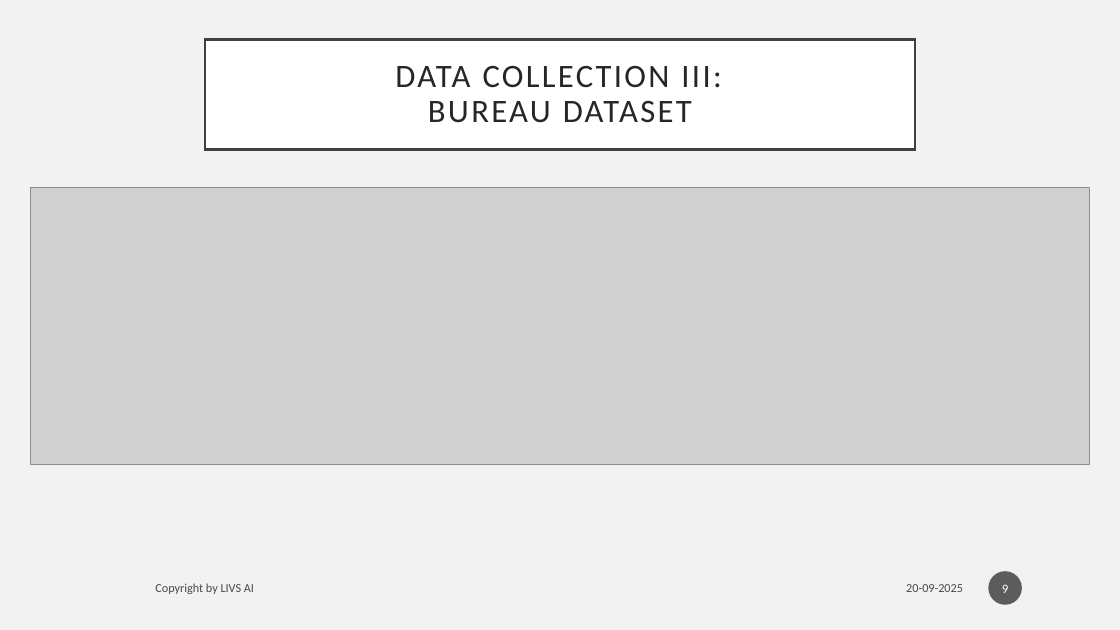
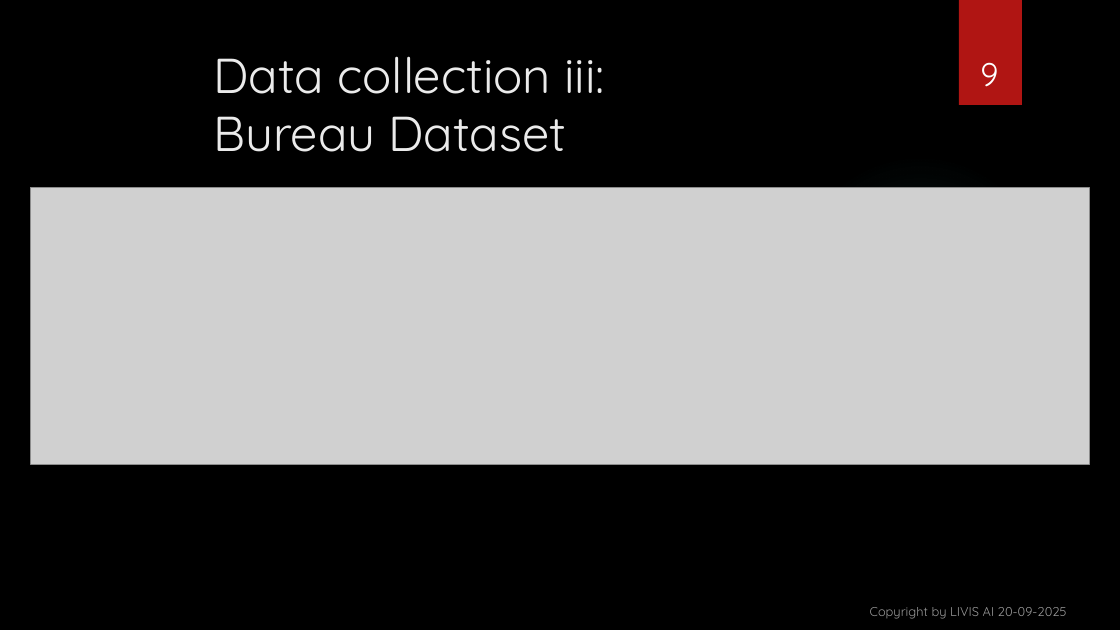
Before and after one commit to vishant1203/Development-of-Credit-Risk-Model-for-Lauki-Finance, a slide deck: slide 9 of presentation/Development of Credit Risk Model for ‘LZ.pptx. Drawn at 1120x630 pixels with LibreOffice and Linux fonts; fonts in the diff are those of the drawing; grey boxes stand for pictures; background and template pictures are left out. Boxes give left, top, right and bottom in pixels: in the first picture for what was removed or moved away, otherwise in the second. Text is boxed around its words. In the diff, an @@ line names an element or a change of style, - is before the commit and + after.

```diff
--- a/presentation/Development of Credit Risk Model for ‘LZ.pptx
+++ b/presentation/Development of Credit Risk Model for ‘LZ.pptx
@@ background #F2F2F2 to picture (left out) @@
@@ page number: place and size @@
-page number at box(989, 571, 1023, 605)
+page number at box(980, 62, 998, 87)
@@ page number at box(980, 62, 998, 87): size 11 to 28 pt, font Calibri to Quicksand; vertical alignment middle to bottom; fill #1D1D1D at 70% opacity to none @@
@@ rectangle added at box(959, 0, 1022, 105), fill #B01513 @@
@@ title "Data collection iii: Bureau Dataset": place and size @@
-title "Data collection iii: Bureau Dataset" at box(205, 39, 915, 149)
+title "Data collection iii: Bureau Dataset" at box(213, 56, 605, 152)
@@ title "Data collection iii: Bureau Dataset" at box(213, 56, 605, 152): vertical alignment middle to top; fill #FFFFFF to none; outline #404040 2.5 pt to none @@
@@ title at box(213, 56, 605, 152): text changed; size 28 to 42 pt; font Calibri to Quicksand; text colour #262626 to #EBEBEB @@
-DATA COLLECTION III:
-BUREAU DATASET
+Data collection iii:
+Bureau Dataset
@@ ellipse added at box(791, 154, 1049, 413), fill gradient #50B9C1 @@
@@ text removed at box(155, 583, 254, 594) @@
-Copyright by LIVS AI
@@ text "Copyright by LIVIS AI 20-09-2025" at box(870, 607, 1067, 619): vertical alignment middle to bottom @@
@@ text at box(870, 607, 1067, 619): text changed; size 10.5 to 11 pt; font Calibri to Quicksand; text colour #000000 at 70% opacity to #FFFFFF at 60% opacity @@
-20-09-2025
+Copyright by LIVIS AI 20-09-2025
```
Also in this commit, not shown: 16 other slides changed.
